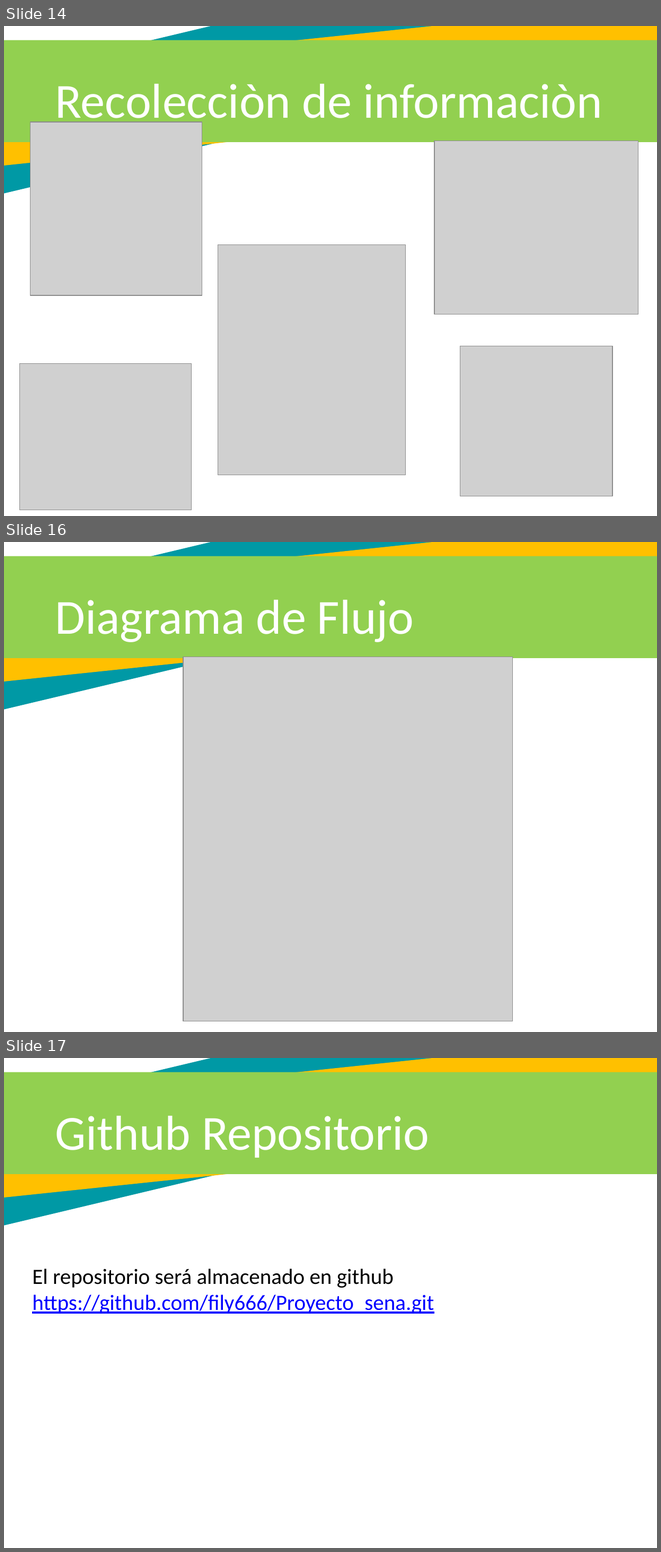
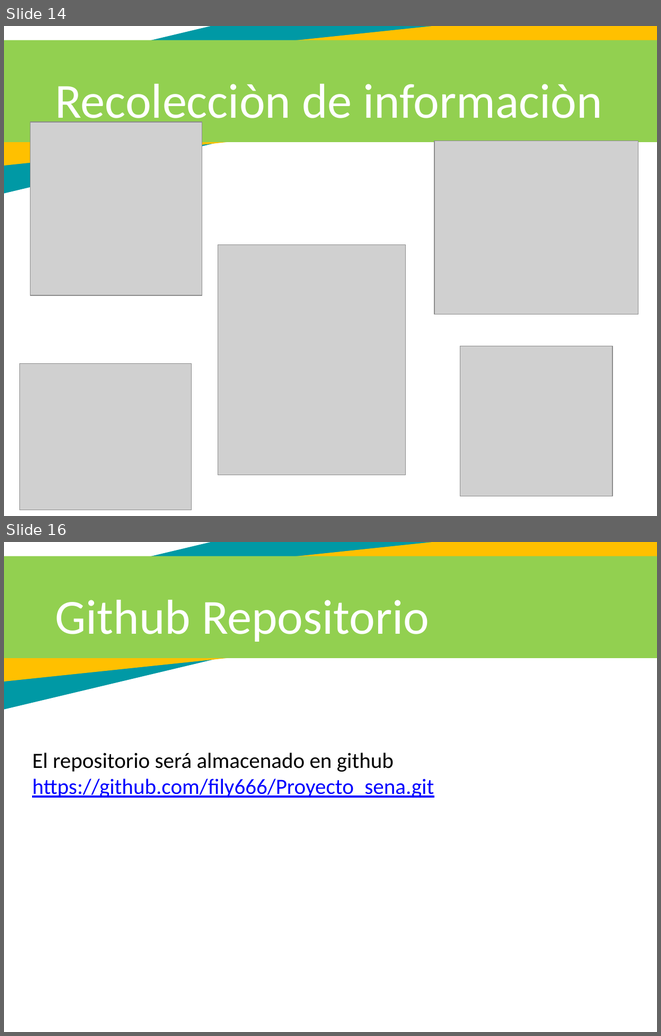
Before and after one commit to fily666/Proyecto_sena, a slide deck: Proyecto/Exposición/Exposición trimestre 1.pptx. Shown one above the other, each under a label of ours: slides 14, 16 and 17 before the commit, slides 14 and 16 after it; the slides between them are not shown. The pictures are 661x1552 and 661x1036 pixels, drawn with LibreOffice and Linux fonts; fonts in the diff are those of the drawing; grey boxes stand for pictures. Boxes give left, top, right and bottom in pixels: in the first picture for what was removed or moved away, otherwise in the second. Text is boxed around its words. In the diff, an @@ line names an element or a change of style, - is before the commit and + after.

```diff
--- a/Proyecto/Exposición/Exposición trimestre 1.pptx
+++ b/Proyecto/Exposición/Exposición trimestre 1.pptx
@@ slide 16 removed at bbox=[4, 542, 657, 1032], background #FFFFFF; not listed: 3 template elements that a slide beside it also shows @@
@@ text removed at bbox=[55, 600, 414, 642] @@
-Diagrama de Flujo
@@ picture removed at bbox=[183, 657, 512, 1021] @@
@@ what was slide 17 is now slide 16 @@
```
Also in this commit, not shown: 8 slides changed, 1 slide added, 1 other slide removed, 40 other files.
